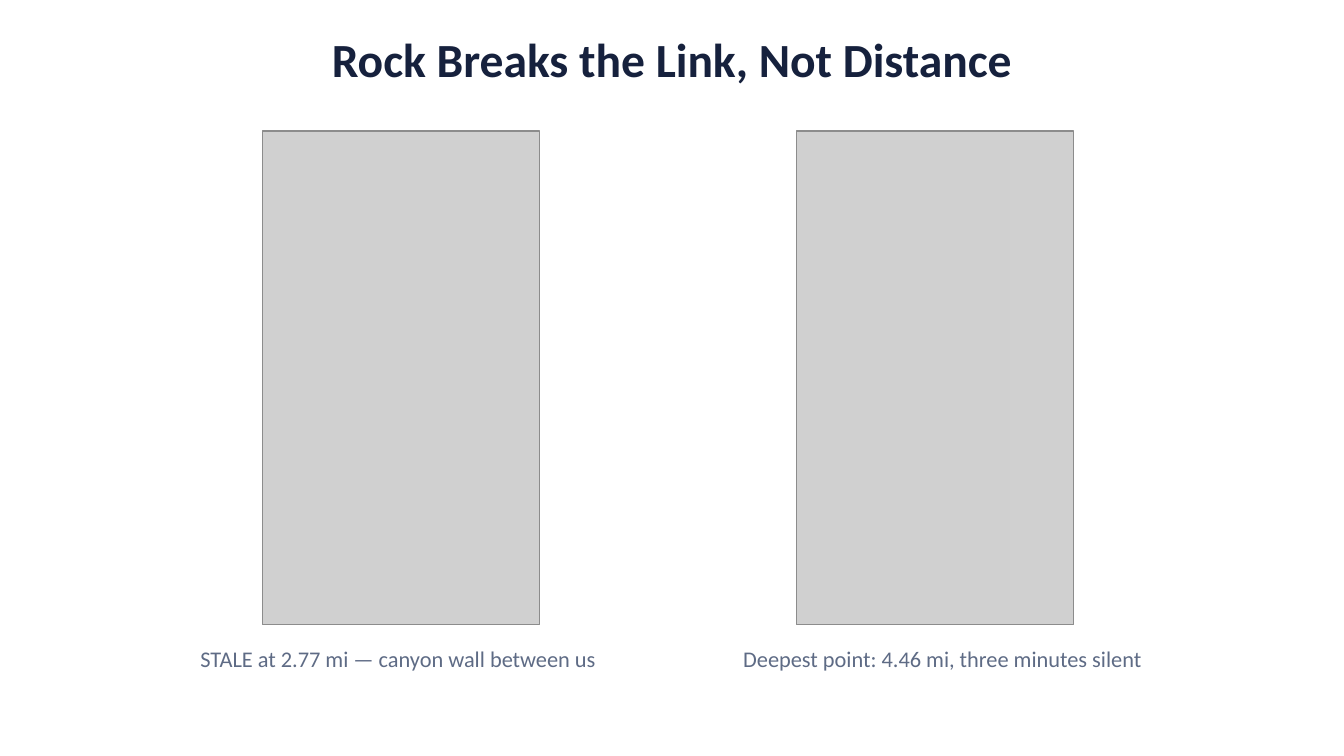
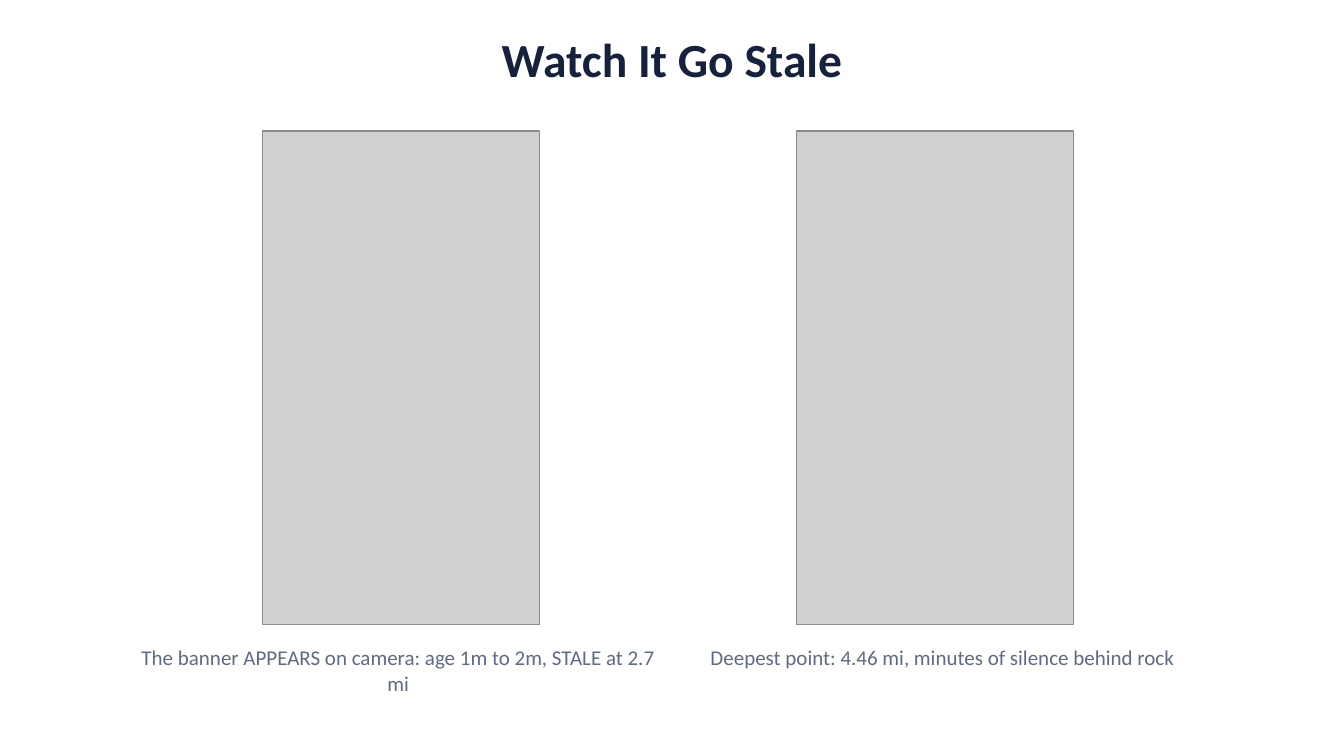
Before and after one commit to deosgracius/offgrid-vehicle-tracker, a slide deck: slide 4 of docs/presentations/Canyon_Demo_Presentation.pptx (slide 3 before the commit). Drawn at 1344x756 pixels with LibreOffice and Linux fonts; fonts in the diff are those of the drawing; grey boxes stand for pictures. Boxes give left, top, right and bottom in pixels: in the first picture for what was removed or moved away, otherwise in the second. Text is boxed around its words. In the diff, an @@ line names an element or a change of style, - is before the commit and + after.

```diff
--- a/docs/presentations/Canyon_Demo_Presentation.pptx
+++ b/docs/presentations/Canyon_Demo_Presentation.pptx
@@ text at (502,43,843,78): text changed @@
-Rock Breaks the Link, Not Distance
+Watch It Go Stale
@@ text at (141,650,655,691): text changed; size 16 to 15 pt @@
-STALE at 2.77 mi — canyon wall between us
+The banner APPEARS on camera: age 1m to 2m, STALE at 2.7 mi
@@ text at (710,650,1173,669): text changed; size 16 to 15 pt @@
-Deepest point: 4.46 mi, three minutes silent
+Deepest point: 4.46 mi, minutes of silence behind rock
```
Also in this commit, not shown: 4 other slides changed, 3 slides added, 1 slide removed.
